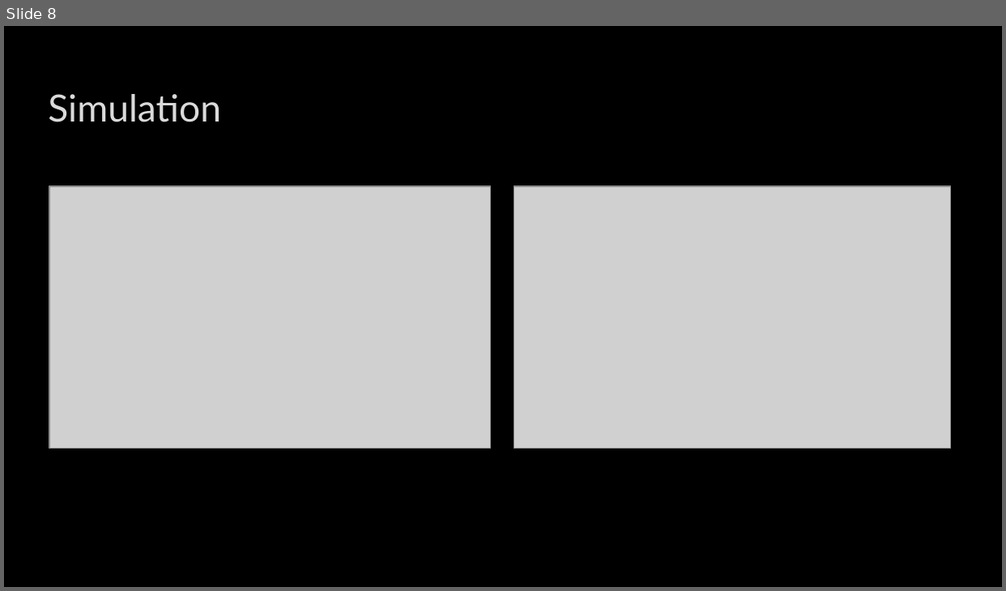
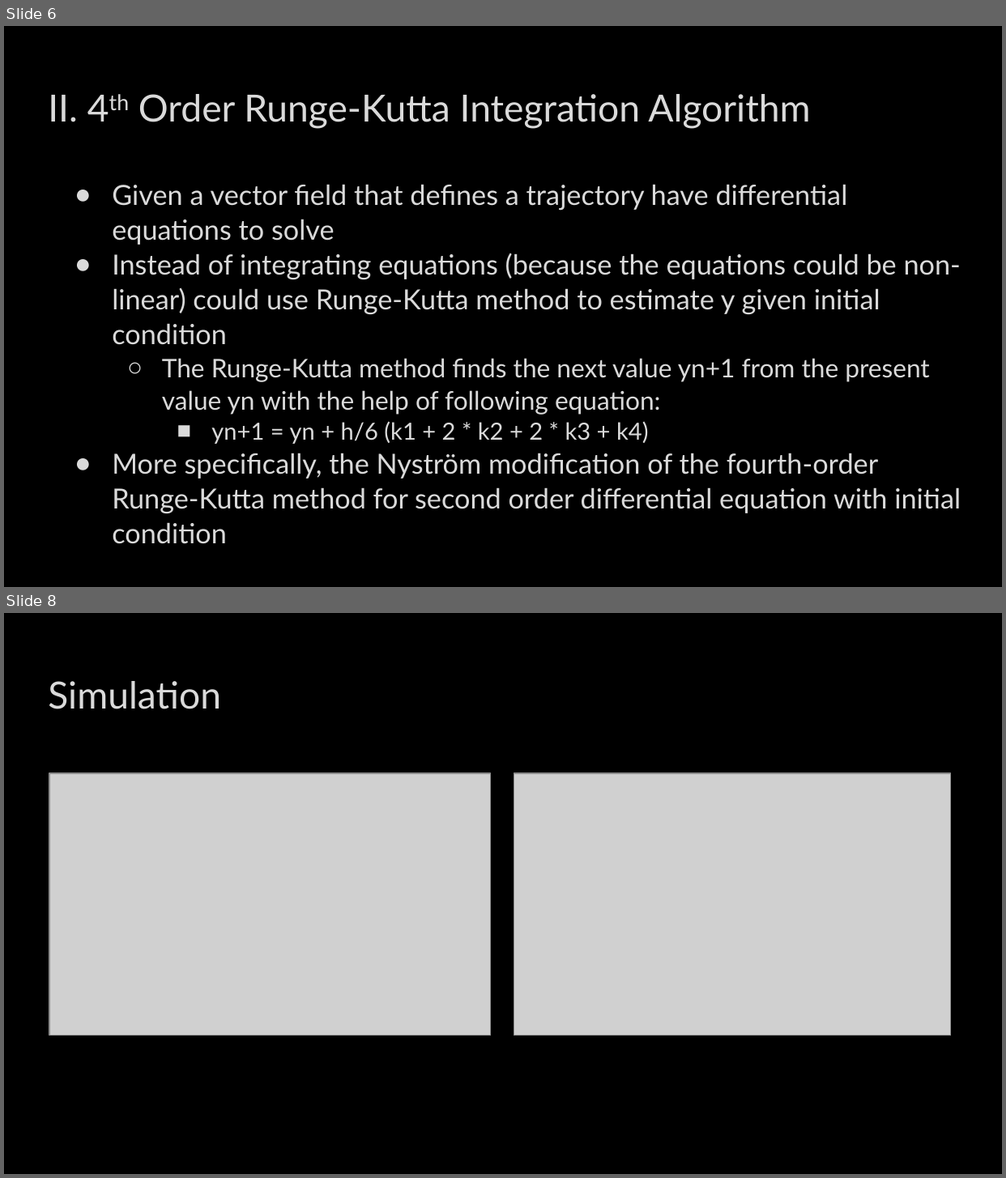
Before and after one commit to rdensamo/CSE498-FinalProject-21-Densamo, a slide deck: Aerial Robotics Final Project Presentation .pptx. Shown one above the other, each under a label of ours: slide 8 before the commit, slides 6 and 8 after it; the slides between them are not shown. The pictures are 1006x591 and 1006x1178 pixels, drawn with LibreOffice and Linux fonts; fonts in the diff are those of the drawing; grey boxes stand for pictures; background and template pictures are left out. Boxes give left, top, right and bottom in pixels: in the first picture for what was removed or moved away, otherwise in the second. Text is boxed around its words. In the diff, an @@ line names an element or a change of style, - is before the commit and + after.

```diff
--- a/Aerial Robotics Final Project Presentation .pptx
+++ b/Aerial Robotics Final Project Presentation .pptx
@@ slide 6 added at box(4, 26, 1002, 587), background picture (left out) @@
@@ title added at box(48, 94, 810, 129), 27 pt, text #DADADA @@
+II. 4th Order Runge-Kutta Integration Algorithm
@@ text added at box(112, 184, 961, 544), 20 pt, text #DADADA @@
+● Given a vector field that defines a trajectory have differential equations to solve
+● Instead of integrating equations (because the equations could be non-linear) could use Runge-Kutta method to estimate y given initial condition
+  ○ The Runge-Kutta method finds the next value yn+1 from the present value yn with the help of following equation:
+    ■ yn+1 = yn + h/6 (k1 + 2 * k2 + 2 * k3 + k4)
+● More specifically, the Nyström modification of the fourth-order Runge-Kutta method for second order differential equation with initial condition
```
Also in this commit, not shown: 7 slides changed, 1 slide removed, 1 other file.
